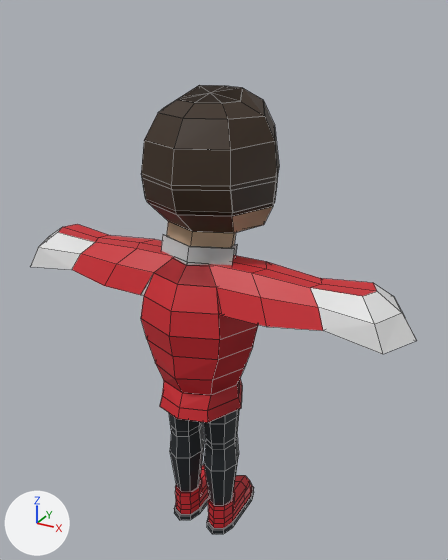
Two versions of the Blender file personnage.blend, one commit apart.
Both versions are drawn from a camera (50 mm lens) standing at (4.2, -7.31, 2.04) and looking at (0.07, 0.2, -1.71). The lights are fixed; the arrows at lower left show +X, +Y and +Z. Mesh edges are drawn as thin lines.

Before the edit, the objects in view are built like this:
```python
mat_material_005 = principled_material('Material.005')
mat_material_005.base_color = (0.8, 0.8, 0.8)  # white #e7e7e7
me_cylinder = bpy.data.meshes.new('Cylinder')
me_cylinder.from_pydata(...)  # 175 vertices, 143 faces; spans x -0.46..0.46, y -0.46..1.31, z -2.3..1.0
# faces by material slot: [87, 56]
me_cylinder.materials.append(mat_material_009)  # black #1b2126
me_cylinder.materials.append(mat_material_010)  # red #cc252e
me_sphere_002 = bpy.data.meshes.new('Sphere.002')
me_sphere_002.from_pydata(...)  # 128 vertices, 125 faces; spans x -0.97..0.97, y -1.03..1.02, z -1.39..1.08
# faces by material slot: [44, 65, 16]
me_sphere_002.materials.append(mat_material_002)  # beige #dbb999
me_sphere_002.materials.append(mat_material_003)  # brown #362412
me_sphere_002.materials.append(mat_material_004)  # white #e7e7e7
me_sphere_003 = bpy.data.meshes.new('Sphere.003')
me_sphere_003.from_pydata(...)  # 129 vertices, 124 faces; spans x -3.05..0.92, y -0.99..0.99, z -1.41..1.0
# faces by material slot: [36, 68, 12, 8]
me_sphere_003.materials.append(mat_material_005)  # white #e7e7e7
me_sphere_003.materials.append(mat_material_006)  # red #cc252e
me_sphere_003.materials.append(mat_material_007)  # black #000000
me_sphere_003.materials.append(mat_material_008)  # yellow #a59750
ob_cylinder = bpy.data.objects.new('Cylinder', me_cylinder)
ob_cylinder.location = (0.32, -0.34, -4.08)
ob_cylinder.scale = (0.59, 0.747, 0.791)
ob_sphere = bpy.data.objects.new('Sphere', me_sphere_002)
ob_sphere.location = (0.0, 0.0, 0.0)
_m = ob_sphere.modifiers.new('Mirror', 'MIRROR')
ob_sphere_001 = bpy.data.objects.new('Sphere.001', me_sphere_003)
ob_sphere_001.location = (0.0, -0.38, -2.05)
ob_sphere_001.scale = (1.0, 0.837, 1.0)
_m = ob_sphere_001.modifiers.new('Mirror', 'MIRROR')
# also in view: 'Cylinder.001' at (-0.32, -0.02, -4.59)
```
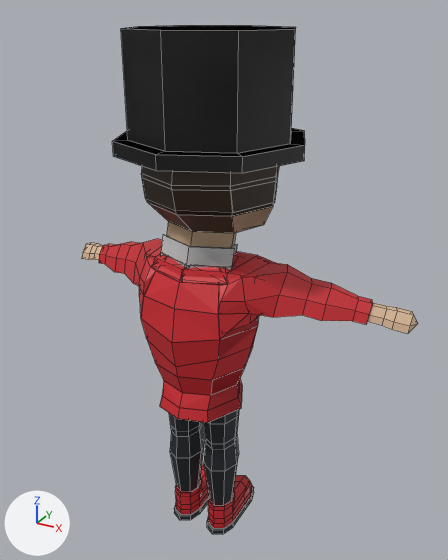
Location of each change, [x1, y1, x2, y2] in pixels of the pictures (448 x 560 px):
'Sphere', reshaped (40% wider, 36% taller): before [141, 85, 279, 265]; after [112, 25, 305, 270]
'Sphere.001', recoloured, reshaped: before [30, 224, 416, 423]; after [82, 239, 418, 423]
part 1 of me_sphere_002, added (black): after [112, 25, 305, 173]
part 2 of me_sphere_002, built on: after [161, 253, 232, 270]
part 3 of me_sphere_003, added: after [139, 245, 275, 331]
part 4 of me_sphere_003, built on: before [30, 224, 416, 395]; after [82, 239, 418, 395]

The change, as a diff of the scene's bpy script:
```diff
--- a/personnage.blend.py
+++ b/personnage.blend.py
@@ mat_material_005 @@
 mat_material_005 = principled_material('Material.005')
-mat_material_005.base_color = (0.8, 0.8, 0.8)  # white #e7e7e7
+mat_material_005.base_color = (0.708, 0.485, 0.319)  # beige #dbb999
@@ mat_material_013 @@
+mat_material_013 = principled_material('Material.013')
+mat_material_013.base_color = (0.0232, 0.0232, 0.0232)  # black #2a2a2a
@@ me_sphere_002 @@
 # used by ob_sphere; location = (0.0, 0.0, 0.0)
-me_sphere_002.from_pydata(...)  # 128 vertices, 125 faces; spans x -0.97..0.97, y -1.03..1.02, z -1.39..1.08
+me_sphere_002.from_pydata(...)  # 176 vertices, 165 faces; spans x -1.33..1.33, y -1.33..1.33, z -1.59..1.81
+# me_sphere_002 part 1: a new loose piece of 32 vertices spanning x -1.33..1.33, y -1.33..1.33, z 0.27..1.81, in mat_material_013 (black #2a2a2a)
+# me_sphere_002 part 2
+# 1 vertex is removed from x 0.0, y -0.37, z -1.26
+# 7 faces are deleted
+# 10 vertices are added at x -0.57..0.57, y -0.73..0.07, z -1.59..-1.15
+# 7 new vertices lie (0.0, -0.05, -0.19) away from vertices in x -0.57..0.57, y -0.73..0.07, z -1.33..-1.15
+# 15 new faces join them, mat_material_004 (white #e7e7e7)
+# 6 new faces join them, mat_material_002 (beige #dbb999)
 me_sphere_002.materials.append(mat_material_002)
@@ me_sphere_002 @@
 me_sphere_002.materials.append(mat_material_004)
+me_sphere_002.materials.append(mat_material_013)  # black #2a2a2a
@@ me_sphere_003 @@
 # used by ob_sphere_001; location = (0.0, -0.38, -2.05); scale = (1.0, 0.837, 1.0)
-me_sphere_003.from_pydata(...)  # 129 vertices, 124 faces; spans x -3.05..0.92, y -0.99..0.99, z -1.41..1.0
+me_sphere_003.from_pydata(...)  # 258 vertices, 208 faces, 21 loose edges; spans x -3.05..2.9, y -0.93..1.15, z -1.41..0.96
+# me_sphere_003 part 3: a new loose piece of 21 vertices spanning x -1.16..0.09, y -0.79..0.67, z 0.1..0.87
+# me_sphere_003 part 4: 10 vertices moved from x -0.85..0.92, y -0.99..0.85, z -0.69..0.71 to x -0.84..0.86, y -0.93..0.7, z -0.69..0.38; 68 vertices removed from x -2.84..0.71, y -0.71..0.85, z -1.04..1.0; 176 vertices added at x -0.9..2.9, y -0.81..1.15, z -1.02..0.96
 me_sphere_003.materials.append(mat_material_005)
```
